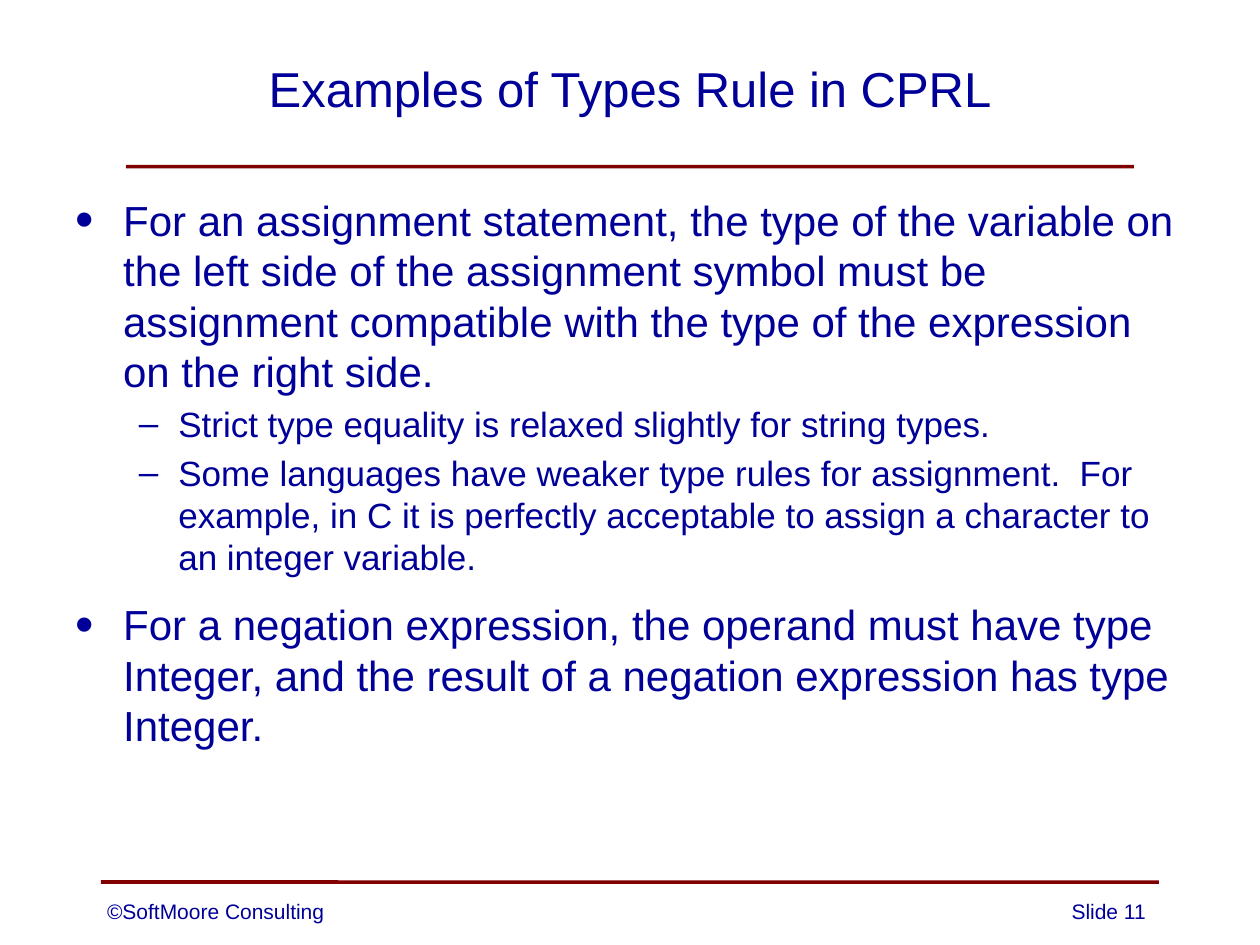
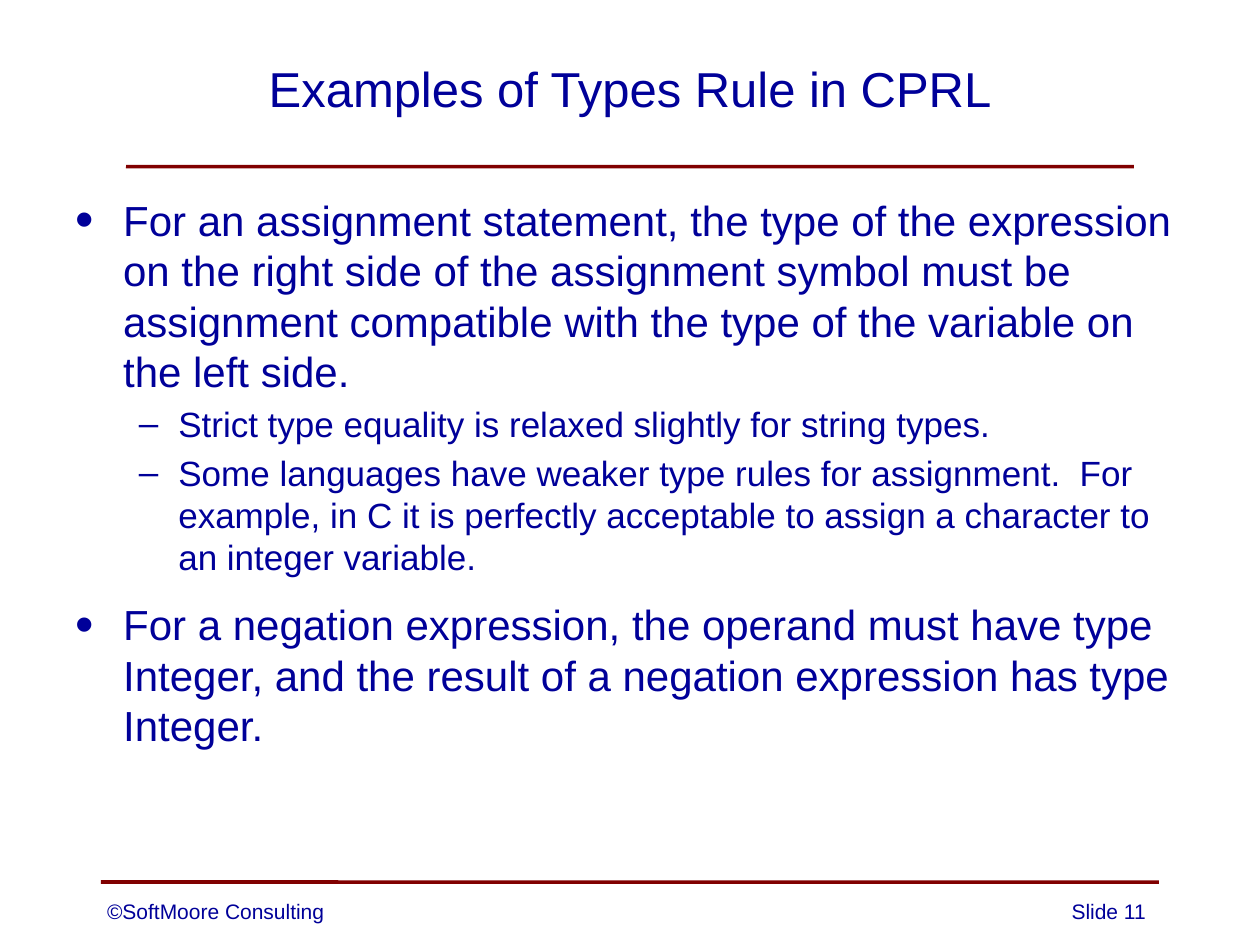
Before and after one commit to SoftMoore/CPRL-Java-3rd, a slide deck: slide 11 of PowerPoints/09 - Constraint Analysis.pptx. Drawn at 1260x945 pixels with LibreOffice and Linux fonts; fonts in the diff are those of the drawing. Boxes give left, top, right and bottom in pixels: in the first picture for what was removed or moved away, otherwise in the second. Text is boxed around its words. In the diff, an @@ line names an element or a change of style, - is before the commit and + after.

```diff
--- a/PowerPoints/09 - Constraint Analysis.pptx
+++ b/PowerPoints/09 - Constraint Analysis.pptx
@@ text at [123,205,1171,388]: text changed @@
-• For an assignment statement, the type of the variable on the left side of the assignment symbol must be assignment compatible with the type of the expression on the right side.
+• For an assignment statement, the type of the expression on the right side of the assignment symbol must be assignment compatible with the type of the variable on the left side.
```
Also in this commit, not shown: 1 other slide changed.
